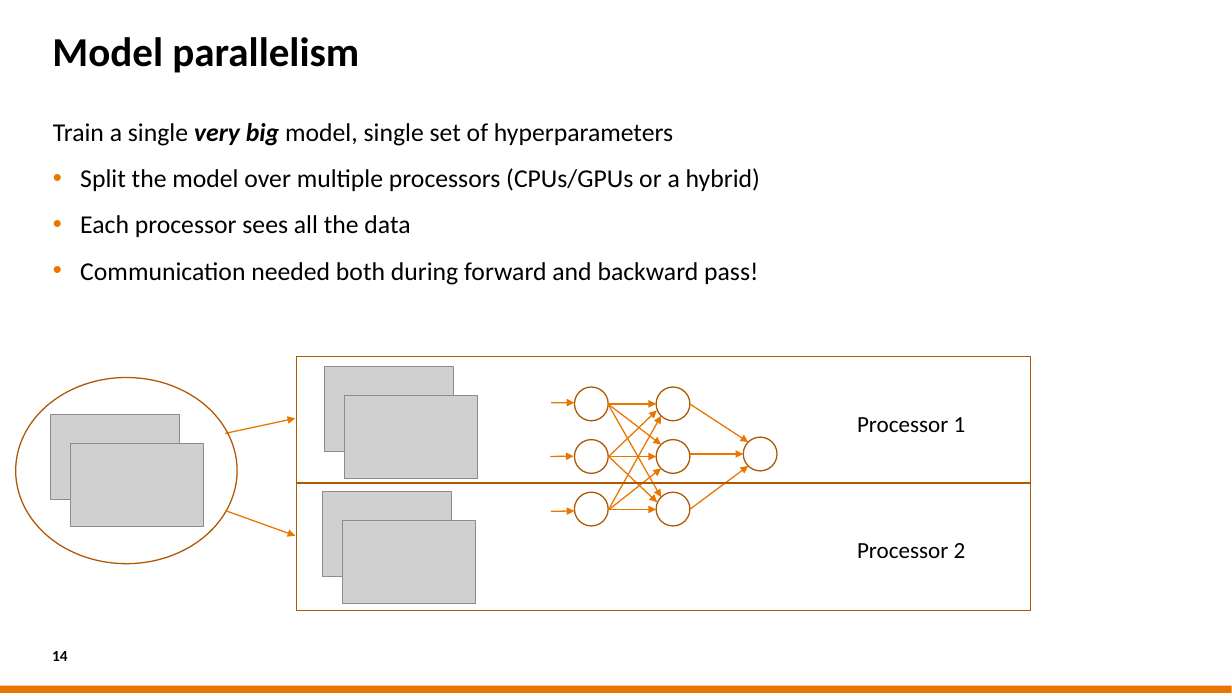
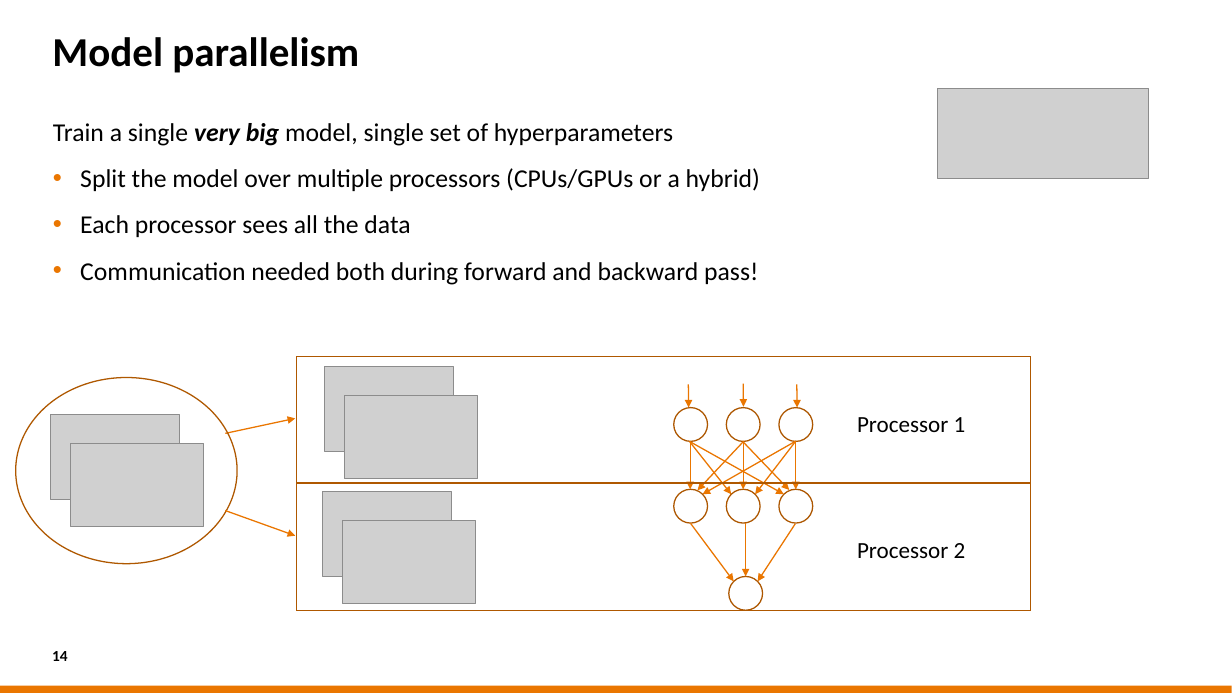
Before and after one commit to sara-nl/HPML-course-materials, a slide deck: slide 14 of Day2/slides/Parallel_Computing_for_DL.pptx. Drawn at 1232x693 pixels with LibreOffice and Linux fonts; fonts in the diff are those of the drawing; grey boxes stand for pictures; background and template pictures are left out. Boxes give left, top, right and bottom in pixels: in the first picture for what was removed or moved away, otherwise in the second. Text is boxed around its words. In the diff, an @@ line names an element or a change of style, - is before the commit and + after.

```diff
--- a/Day2/slides/Parallel_Computing_for_DL.pptx
+++ b/Day2/slides/Parallel_Computing_for_DL.pptx
@@ picture added at box(938, 88, 1150, 177) @@
@@ arrow moved from (551, 511) - (575, 511) to (689, 384) - (689, 408) @@
@@ arrow moved from (551, 457) - (574, 457) to (743, 384) - (744, 407) @@
@@ arrow moved from (551, 403) - (575, 403) to (797, 384) - (798, 408) @@
@@ arrow moved from (608, 510) - (661, 469) to (689, 442) - (731, 494) @@
@@ arrow moved from (609, 509) - (661, 416) to (690, 442) - (784, 494) @@
@@ arrow moved from (608, 509) - (656, 509) to (690, 442) - (690, 489) @@
@@ arrow moved from (608, 457) - (657, 503) to (744, 442) - (698, 491) @@
@@ arrow moved from (608, 404) - (661, 497) to (796, 441) - (702, 494) @@
@@ arrow moved from (609, 457) - (657, 410) to (743, 442) - (789, 490) @@
@@ arrow moved from (608, 457) - (656, 457) to (743, 442) - (743, 489) @@
@@ arrow moved from (609, 405) - (661, 445) to (796, 442) - (755, 494) @@
@@ arrow moved from (608, 404) - (656, 404) to (796, 442) - (796, 490) @@
@@ rotation 0 to 90 degrees in 7 elements at box(674, 490, 708, 524), box(726, 490, 761, 524), box(726, 408, 761, 442), box(779, 408, 813, 442), box(674, 408, 708, 442), box(729, 577, 763, 611), box(779, 490, 813, 524) @@
@@ arrow moved from (690, 509) - (749, 466) to (690, 523) - (734, 581) @@
@@ arrow moved from (690, 454) - (743, 454) to (746, 523) - (746, 577) @@
@@ arrow moved from (690, 405) - (749, 442) to (796, 524) - (758, 581) @@
```
Also in this commit, not shown: 9 other slides changed, 3 slides added, 1 other file.
